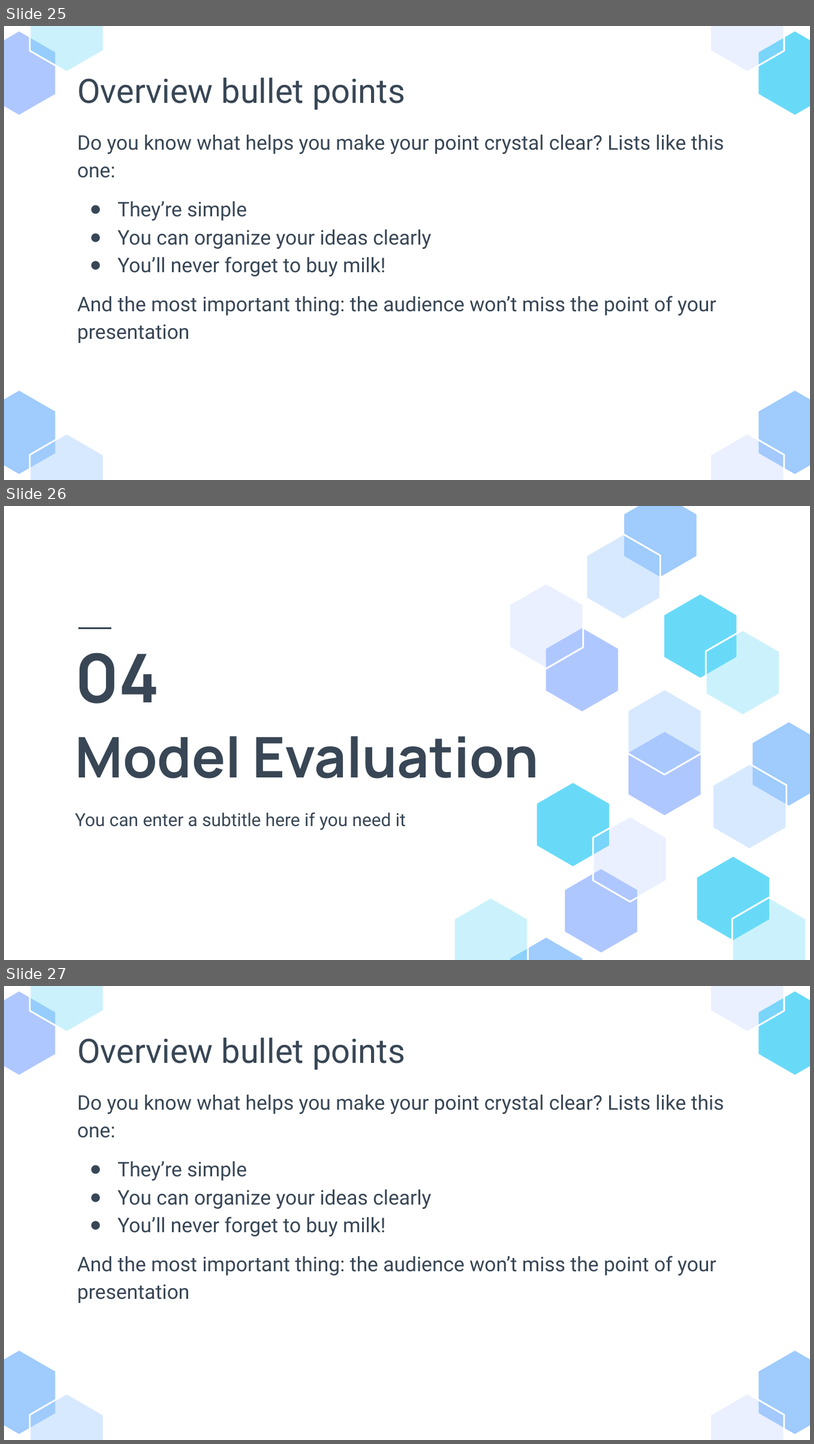
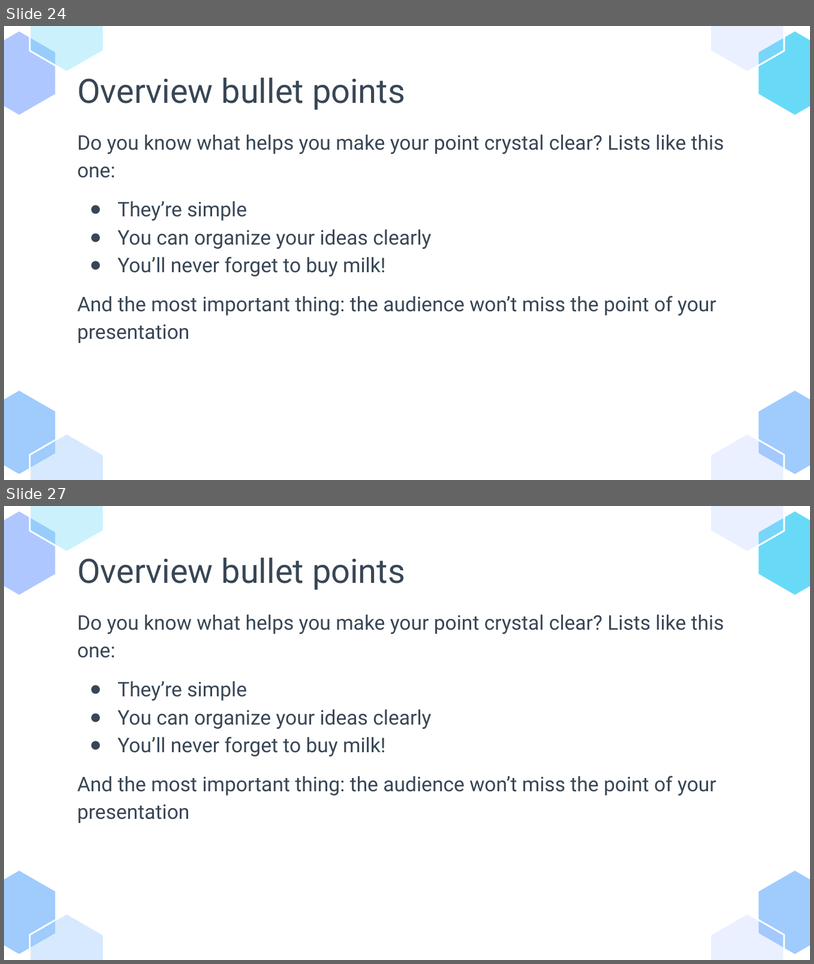
Before and after one commit to glenad/2403-ptds-regression, a slide deck: 2403_ PT_DS_Regression_Agri-food sector- Analysis.pptx. Shown one above the other, each under a label of ours: slides 25, 26 and 27 before the commit, slides 24 and 27 after it; the slides between them are not shown. The pictures are 814x1444 and 814x964 pixels, drawn with LibreOffice and Linux fonts; fonts in the diff are those of the drawing. Boxes give left, top, right and bottom in pixels: in the first picture for what was removed or moved away, otherwise in the second. Text is boxed around its words. In the diff, an @@ line names an element or a change of style, - is before the commit and + after.

```diff
--- a/2403_ PT_DS_Regression_Agri-food sector- Analysis.pptx
+++ b/2403_ PT_DS_Regression_Agri-food sector- Analysis.pptx
@@ slide 26 removed at bbox=[4, 506, 810, 960], background #FFFFFF @@
@@ line removed from (78, 628) to (111, 628) @@
@@ title removed at bbox=[75, 652, 160, 703] @@
-04
@@ title removed at bbox=[75, 736, 539, 778] @@
-Model Evaluation
@@ subtitle removed at bbox=[75, 812, 406, 830] @@
-You can enter a subtitle here if you need it
@@ group removed at bbox=[454, 506, 810, 960]: 17 freeform shapes @@
@@ what was slide 25 is now slide 24 @@
```
Also in this commit, not shown: 11 slides changed, 1 slide added, 4 other slides removed.
